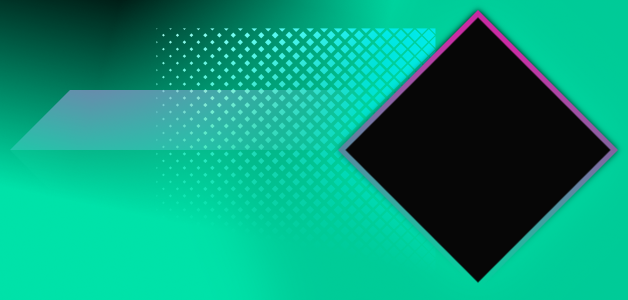
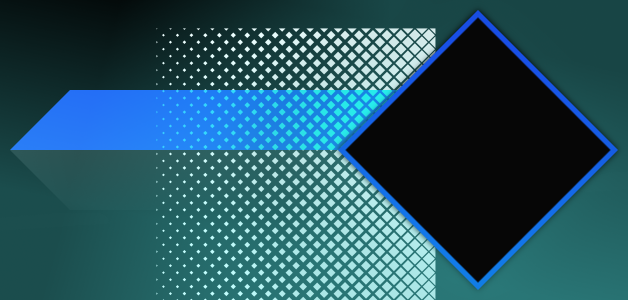
Layered file, before and after one edit (628x300). Changes by layer:
"Layer #5": opacity 100% → 30%, blend lch hue → linear light, painted on it over 0, 0, 628, 300
painted on "Layer" over 338, 10, 618, 290
"Layer #4": opacity 100% → 30%, blend lch hue → linear light, painted on it over 39, 0, 628, 300
painted on "Layer copy #4" over 10, 90, 406, 150
